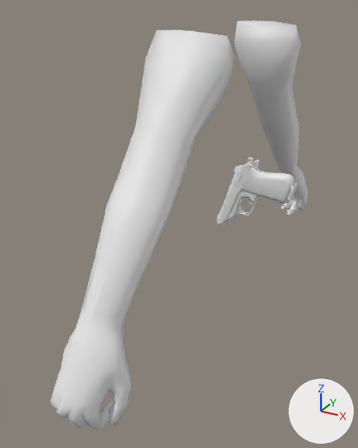
Two versions of the Blender file Blender_Projects/New_Pistol_Viewmodel.blend, one commit apart.
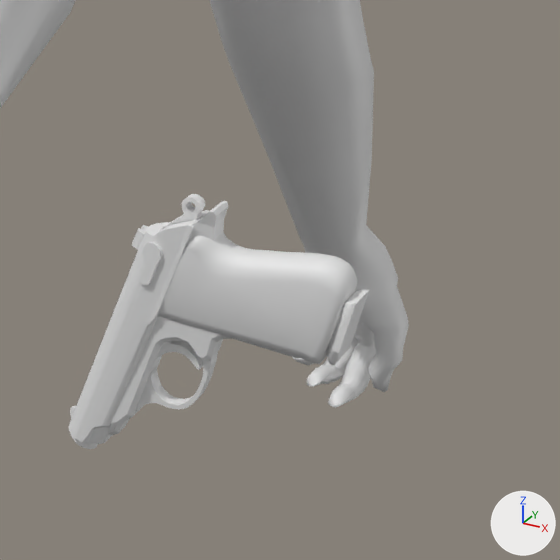
The first picture shows the older version from a 50 mm lens placed at (0.255, -0.771, -0.076), pointed at (-0.125, -0.08, -0.422). The close-ups show both versions on the part from 55% to 98% of the width and 23% to 57% of the height of that picture. Every picture has the same lights, and +X, +Y and +Z are marked at lower right. Materials are left out; every surface is plain grey.

Objects in the first close-up: 'Liquidator Head.004', 'Magazine_Cube.011', 'Rest_of_the_gun_Sphere', 'Rest_of_the_gun_Sphere.001', 'Top_Slider.001_Sphere.002', 'Top_Slider_Sphere.001'.
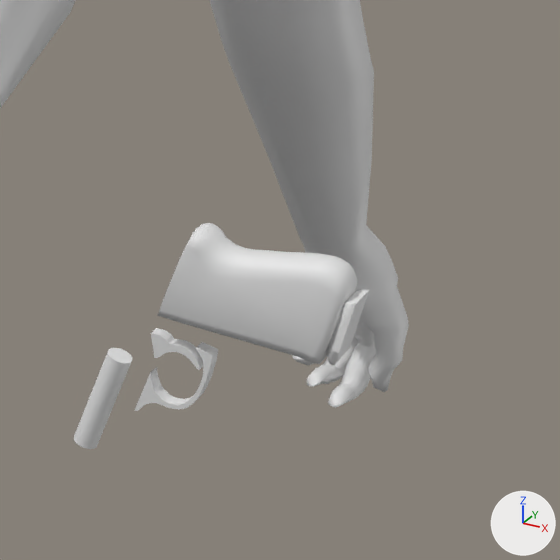
Where the change shows, as pixel boxes [x1, y1, x2, y2] in the close-ups (560 x 560 px):
```json
{"object": "Top_Slider_Sphere.001", "change": "hidden", "before": [69, 210, 209, 444]}
{"object": "Rest_of_the_gun_Sphere.001", "change": "hidden", "before": [109, 201, 300, 435]}
{"object": "Top_Slider.001_Sphere.002", "change": "hidden", "before": [170, 194, 205, 225]}
```

The change, as JSON lines over the scene's bpy script:
```json
{"op": "add", "block": "ob_top_slider_sphere_001", "code": "ob_top_slider_sphere_001.hide_set(True)"}
{"op": "add", "block": "ob_top_slider_001_sphere_002", "code": "ob_top_slider_001_sphere_002.hide_set(True)"}
{"op": "add", "block": "ob_rest_of_the_gun_sphere_001", "code": "ob_rest_of_the_gun_sphere_001.hide_set(True)"}
```
